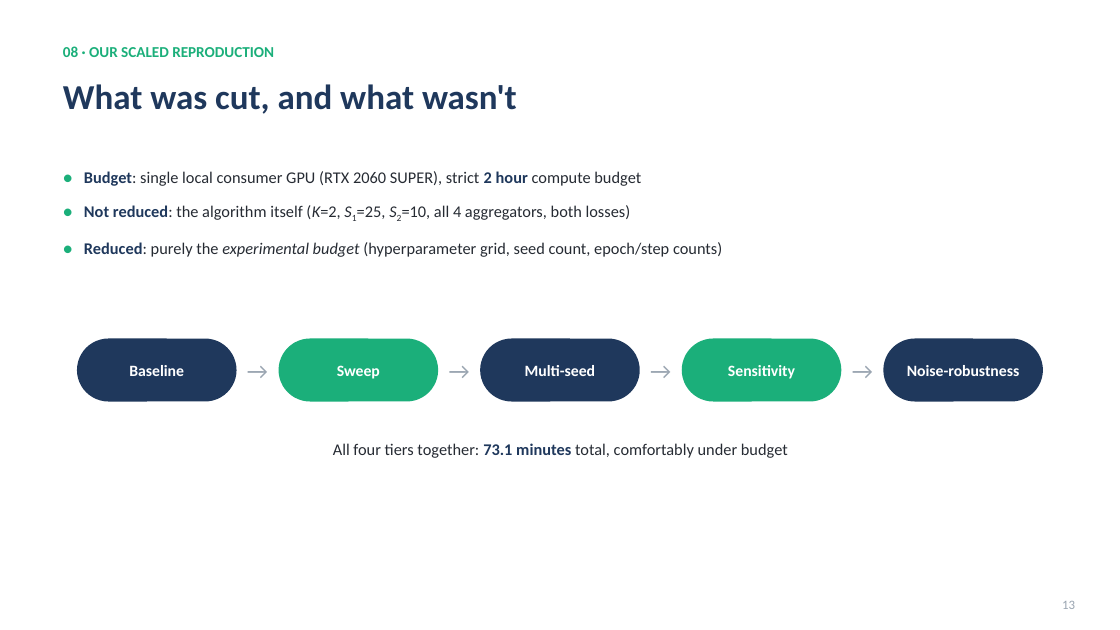
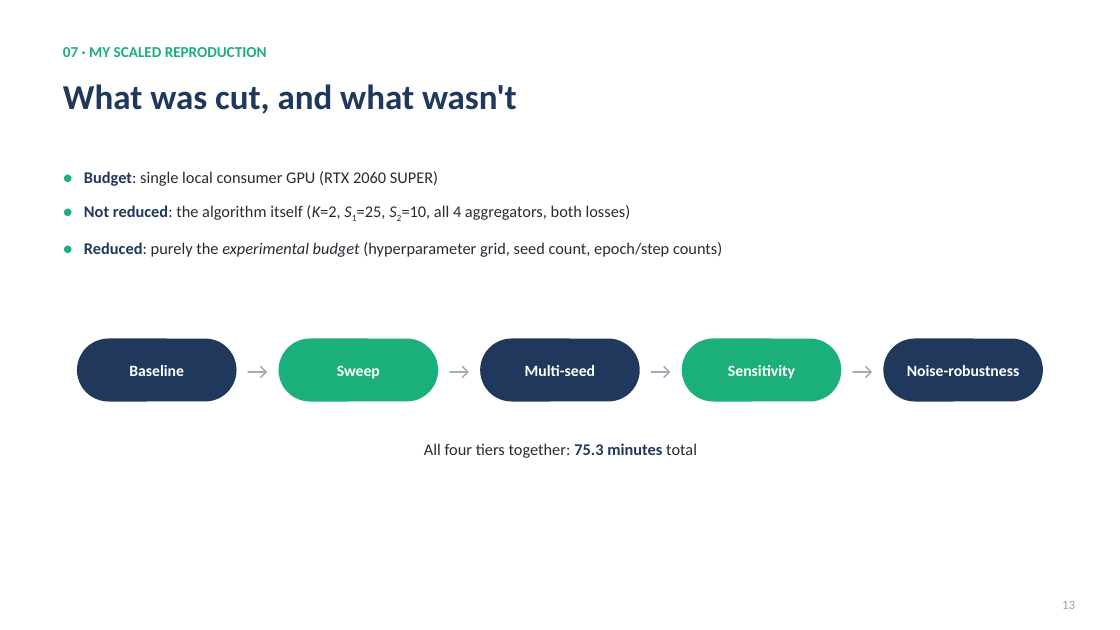
Before and after one commit to fedeceru/GraphSAGE, a slide deck: slide 13 of presentation/GraphSAGE_presentation.pptx. Drawn at 1120x630 pixels with LibreOffice and Linux fonts; fonts in the diff are those of the drawing. Boxes give left, top, right and bottom in pixels: in the first picture for what was removed or moved away, otherwise in the second. Text is boxed around its words. In the diff, an @@ line names an element or a change of style, - is before the commit and + after.

```diff
--- a/presentation/GraphSAGE_presentation.pptx
+++ b/presentation/GraphSAGE_presentation.pptx
@@ text at [63,47,267,57]: text changed @@
-08 · OUR SCALED REPRODUCTION
+07 · MY SCALED REPRODUCTION
@@ text at [84,171,438,186]: text changed @@
-● Budget: single local consumer GPU (RTX 2060 SUPER), strict 2 hour compute budget
+● Budget: single local consumer GPU (RTX 2060 SUPER)
@@ text at [424,443,697,458]: text changed @@
-All four tiers together: 73.1 minutes total, comfortably under budget
+All four tiers together: 75.3 minutes total
```
Also in this commit, not shown: 24 other slides changed, 4 slides added, 1 slide removed, 15 other files.
